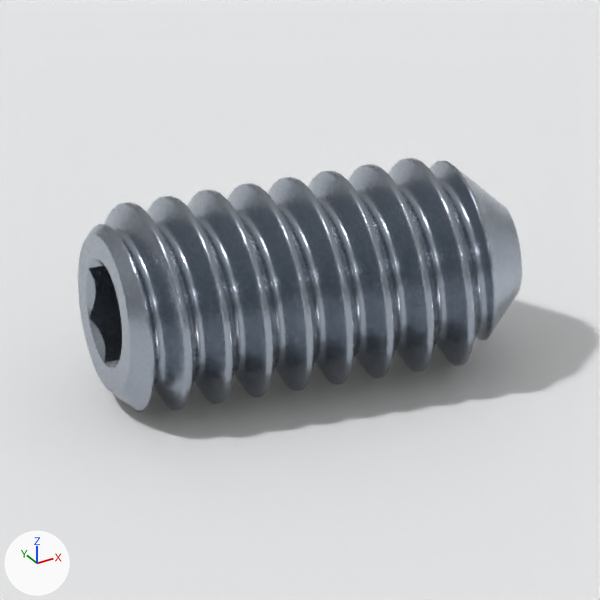
What one commit did to the Blender file navigation_oobb/hardware/screw/grub/hex_head/stainless_steel/m2_diameter/4_mm_length/three_d_model/studio.blend.
Both versions are drawn from the file's camera 'product camera'. Arrows for +X, +Y and +Z are at lower left; the lights stay in place. The picture after the commit comes second.

Objects in the first picture: 'product full', 'product seamless floor'.
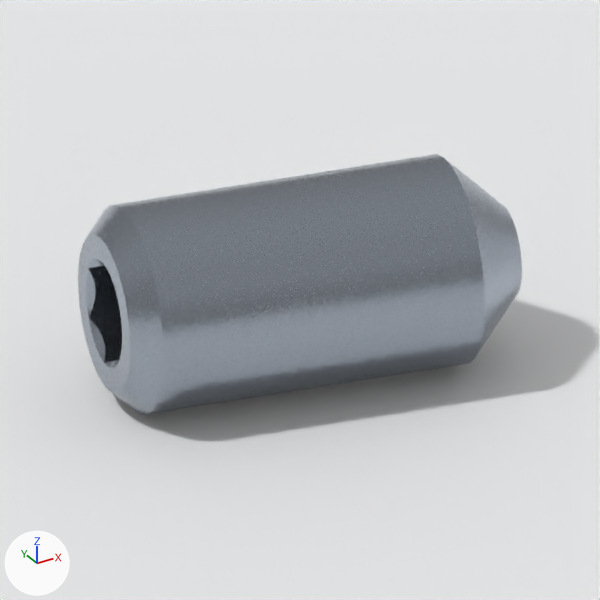
What differs and where, as boxes (x1, y1, x2, y2) in the pictures (600 x 600 px):
'product display', shown
    after: (78, 154, 522, 415)
'product full', hidden
    before: (78, 158, 522, 412)

The change, as a list of edits to the scene's bpy script:
```text
Change ob_product_full:
    add ob_product_full.hide_viewport = True
Change ob_product_display:
    remove ob_product_display.hide_viewport = True
```
